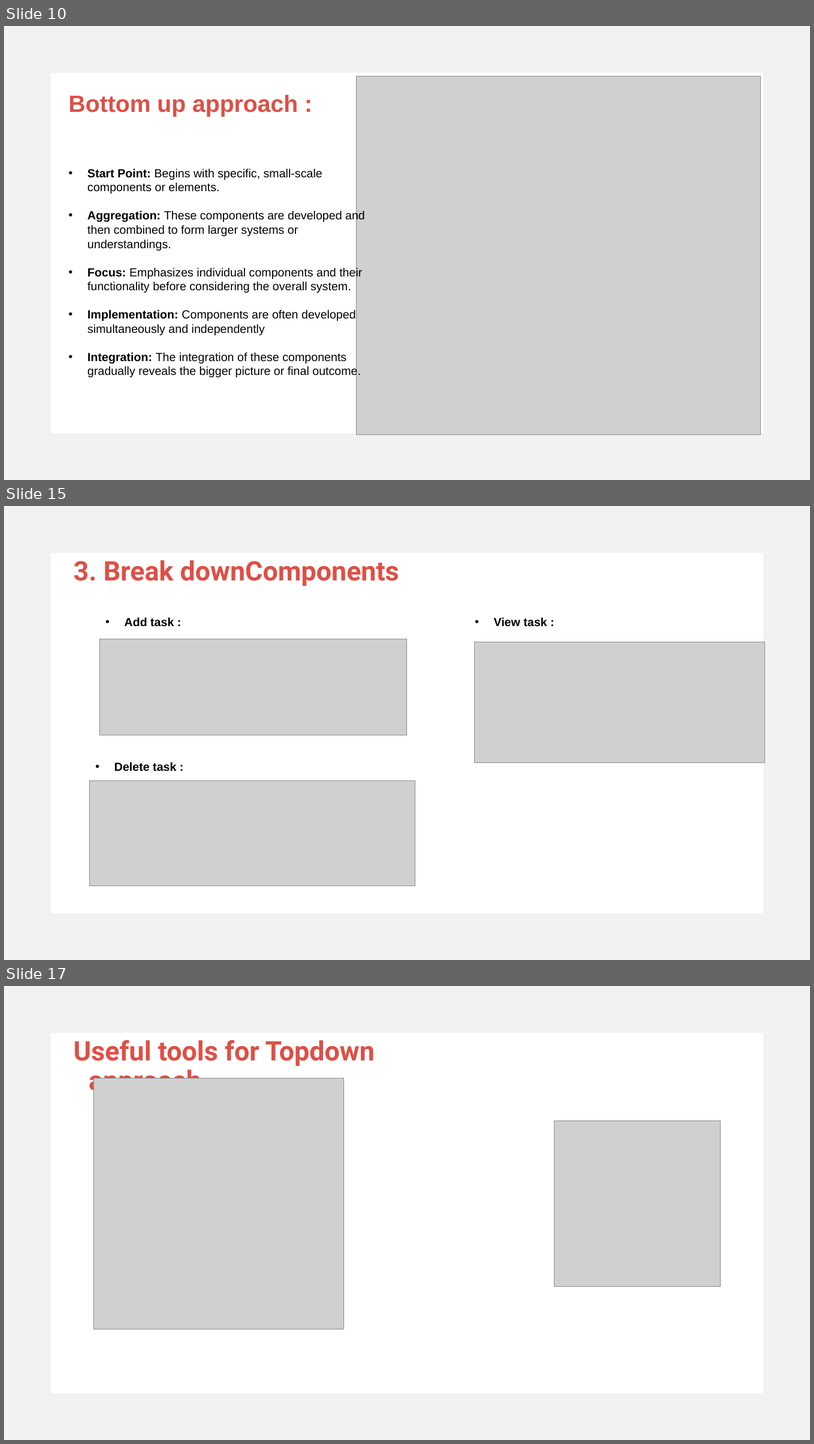
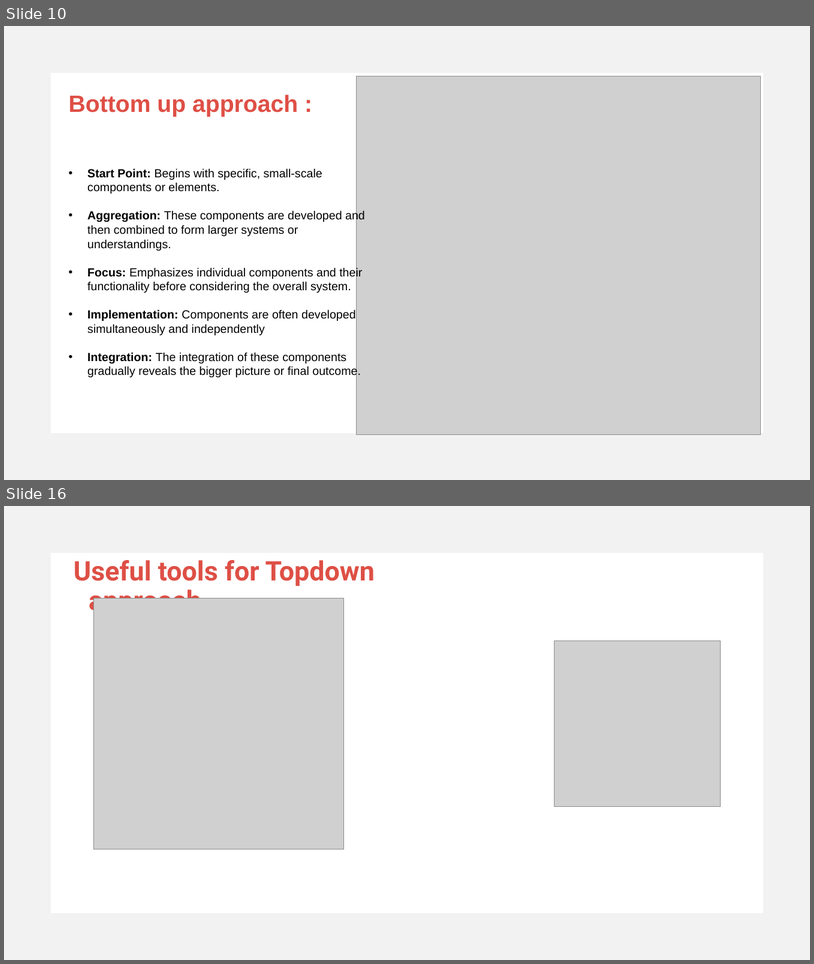
Before and after one commit to d2fLucifer/J2YB, a slide deck: Challenge 0/Topdown approach.pptx. Shown one above the other, each under a label of ours: slides 10, 15 and 17 before the commit, slides 10 and 16 after it; the slides between them are not shown. The pictures are 814x1444 and 814x964 pixels, drawn with LibreOffice and Linux fonts; fonts in the diff are those of the drawing; grey boxes stand for pictures. Boxes give left, top, right and bottom in pixels: in the first picture for what was removed or moved away, otherwise in the second. Text is boxed around its words. In the diff, an @@ line names an element or a change of style, - is before the commit and + after.

```diff
--- a/Challenge 0/Topdown approach.pptx
+++ b/Challenge 0/Topdown approach.pptx
@@ slide 15 removed at box(4, 506, 810, 960), background #FFFFFF; not listed: 1 template element that a slide beside it also shows @@
@@ text removed at box(74, 560, 399, 586) @@
-3. Break downComponents
@@ text removed at box(125, 617, 174, 627) @@
-• Add task :
@@ text removed at box(494, 617, 547, 627) @@
-• View task :
@@ picture removed at box(99, 639, 408, 735) @@
@@ picture removed at box(474, 642, 765, 763) @@
@@ text removed at box(114, 762, 176, 771) @@
-• Delete task :
@@ picture removed at box(89, 781, 416, 886) @@
@@ what was slide 17 is now slide 16 @@
```
Also in this commit, not shown: 2 slides changed, 4 slides added, 4 other slides removed, 3 other files.
